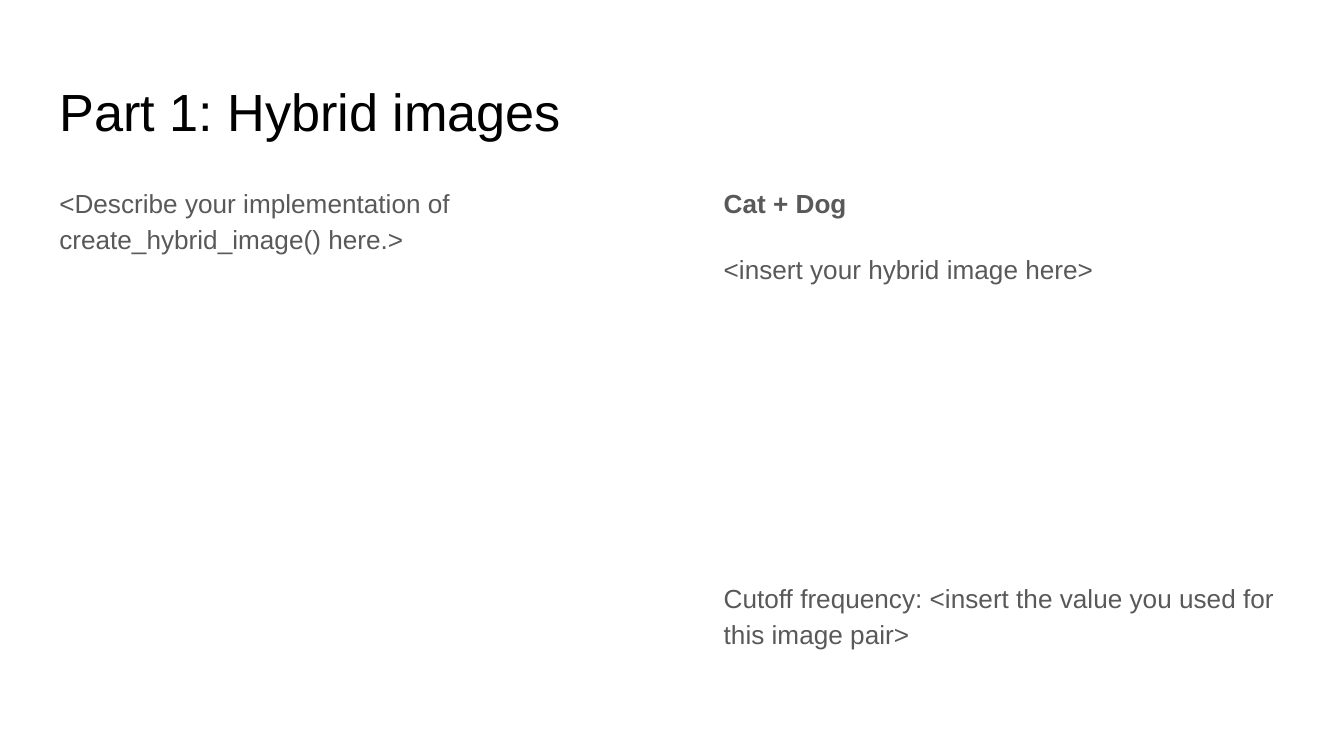
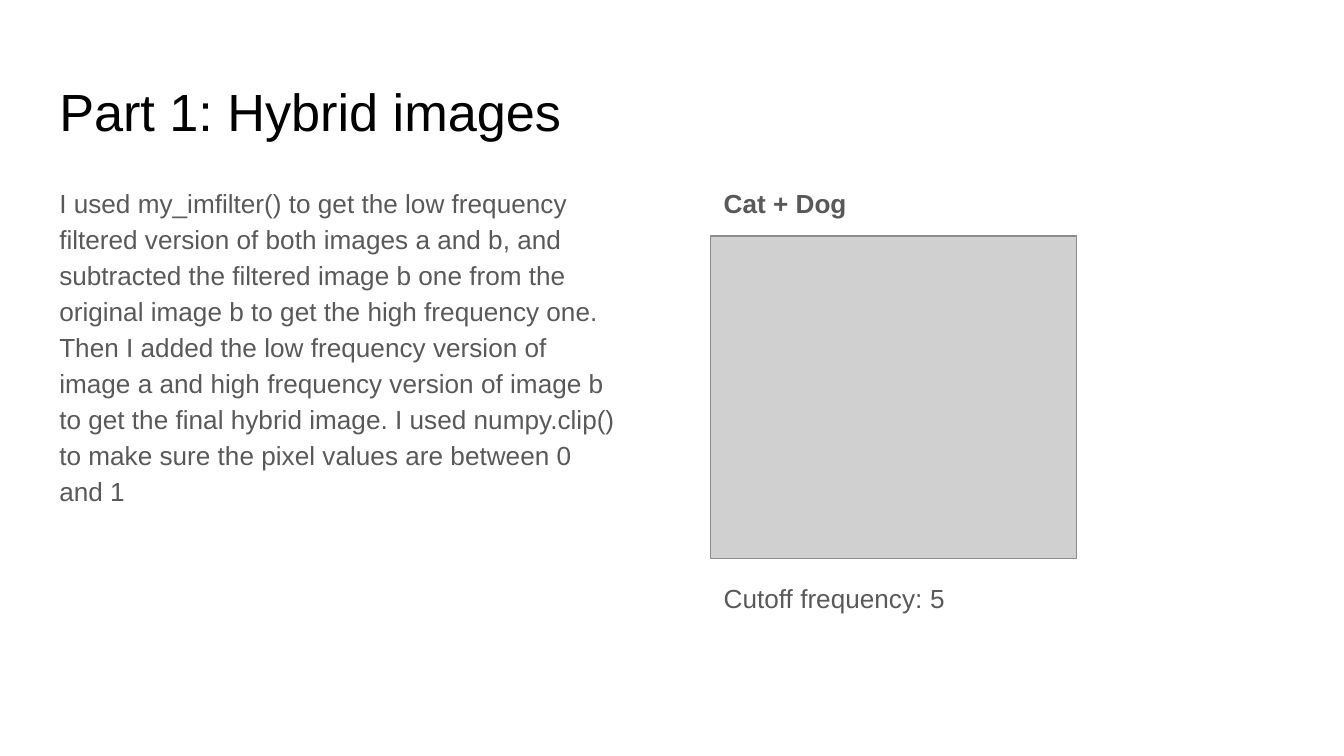
Before and after one commit to haoranw96/filtering_hybrid, a slide deck: slide 5 of report_template.pptx. Drawn at 1344x756 pixels with LibreOffice and Linux fonts; fonts in the diff are those of the drawing; grey boxes stand for pictures. Boxes give left, top, right and bottom in pixels: in the first picture for what was removed or moved away, otherwise in the second. Text is boxed around its words. In the diff, an @@ line names an element or a change of style, - is before the commit and + after.

```diff
--- a/report_template.pptx
+++ b/report_template.pptx
@@ text at <box>59,194,615,501</box>: text changed @@
-<Describe your implementation of create_hybrid_image() here.>
+I used my_imfilter() to get the low frequency filtered version of both images a and b, and subtracted the filtered image b one from the original image b to get the high frequency one. Then I added the low frequency version of image a and high frequency version of image b to get the final hybrid image. I used numpy.clip() to make sure the pixel values are between 0 and 1
@@ picture added at <box>710,237,1077,559</box> @@
@@ text at <box>724,589,945,614</box>: text changed @@
-<insert your hybrid image here>
-Cutoff frequency: <insert the value you used for this image pair>
+Cutoff frequency: 5
```
Also in this commit, not shown: 9 other slides changed, 2 slides added, 2 slides removed, 1 other file.
